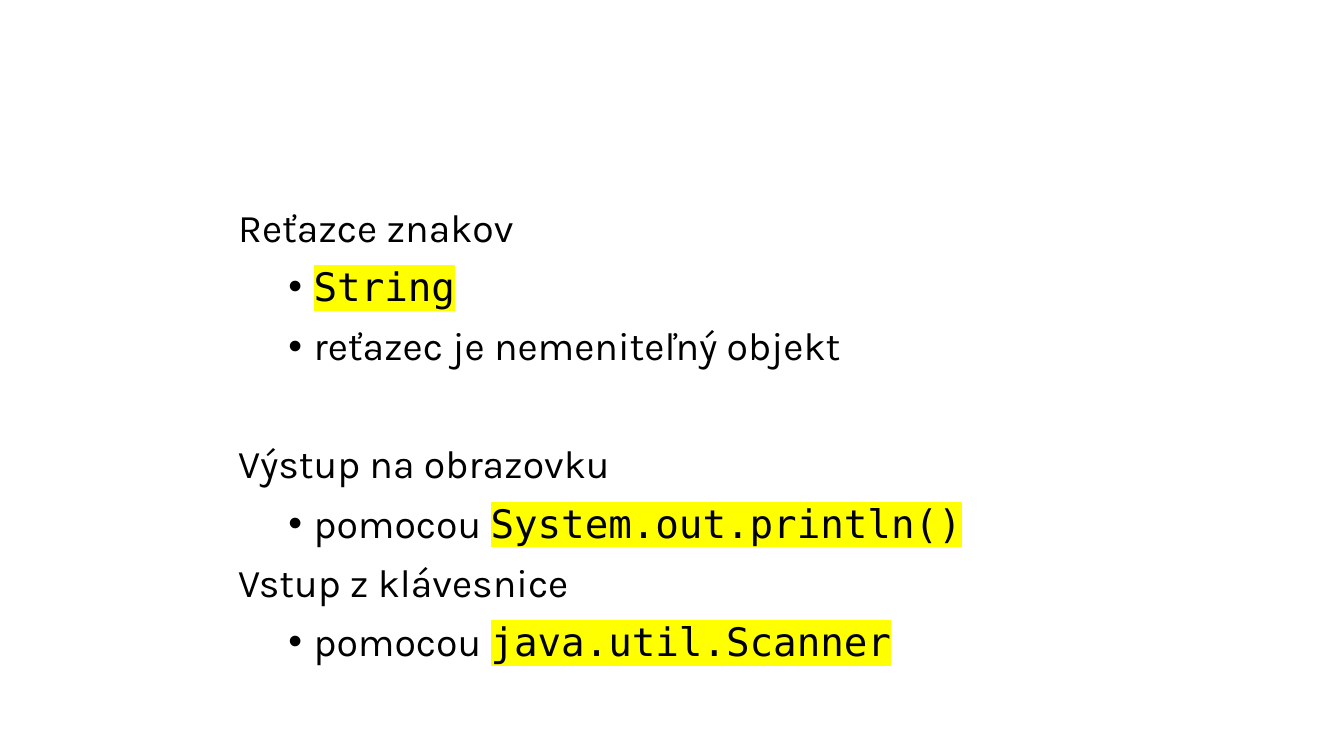
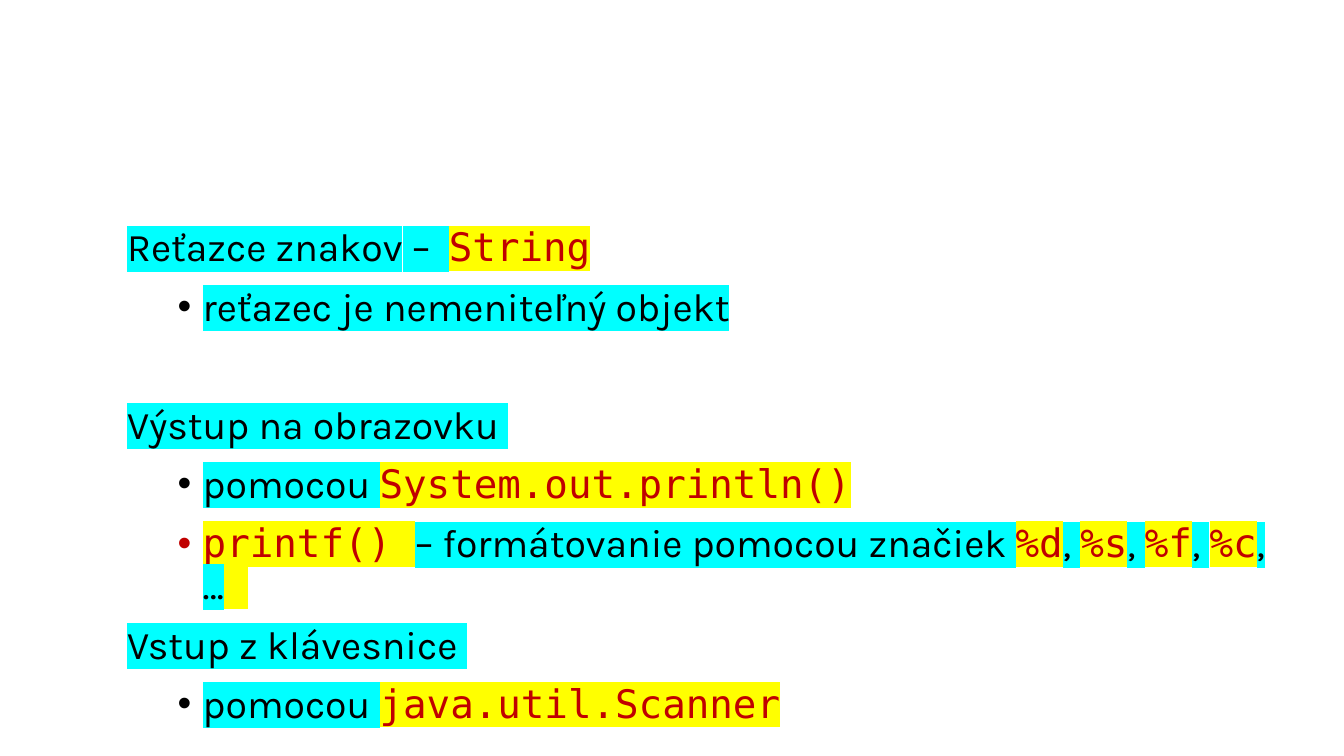
Before and after one commit to wagjo/oop, a slide deck: slide 6 of prezentacie/c02w.pptx. Drawn at 1344x756 pixels with LibreOffice and Linux fonts; fonts in the diff are those of the drawing. Boxes give left, top, right and bottom in pixels: in the first picture for what was removed or moved away, otherwise in the second. Text is boxed around its words. In the diff, an @@ line names an element or a change of style, - is before the commit and + after.

```diff
--- a/prezentacie/c02w.pptx
+++ b/prezentacie/c02w.pptx
@@ text "Reťazce znakov – String": place and size @@
-text "Reťazce znakov – String" at bbox=[238, 214, 962, 666]
+text "Reťazce znakov – String" at bbox=[127, 226, 1265, 728]
@@ text at bbox=[127, 226, 590, 271]: text changed @@
-Reťazce znakov
-  • String
+Reťazce znakov – String
@@ text at bbox=[127, 286, 851, 728]: highlight none to #00FFFF in "reťazec je nemeniteľný objekt", "Výstup na obrazovku", "pomocou", "Vstup z klávesnice" and 1 more places; text colour #000000 to #C00000 in "System.out.println()", "java.util.Scanner" @@
@@ text at bbox=[203, 525, 1265, 567]: paragraph added @@
+  • printf() – formátovanie pomocou značiek %d, %s, %f, %c, …
```
Also in this commit, not shown: 5 other slides changed, 1 slide added, 3 other files.
